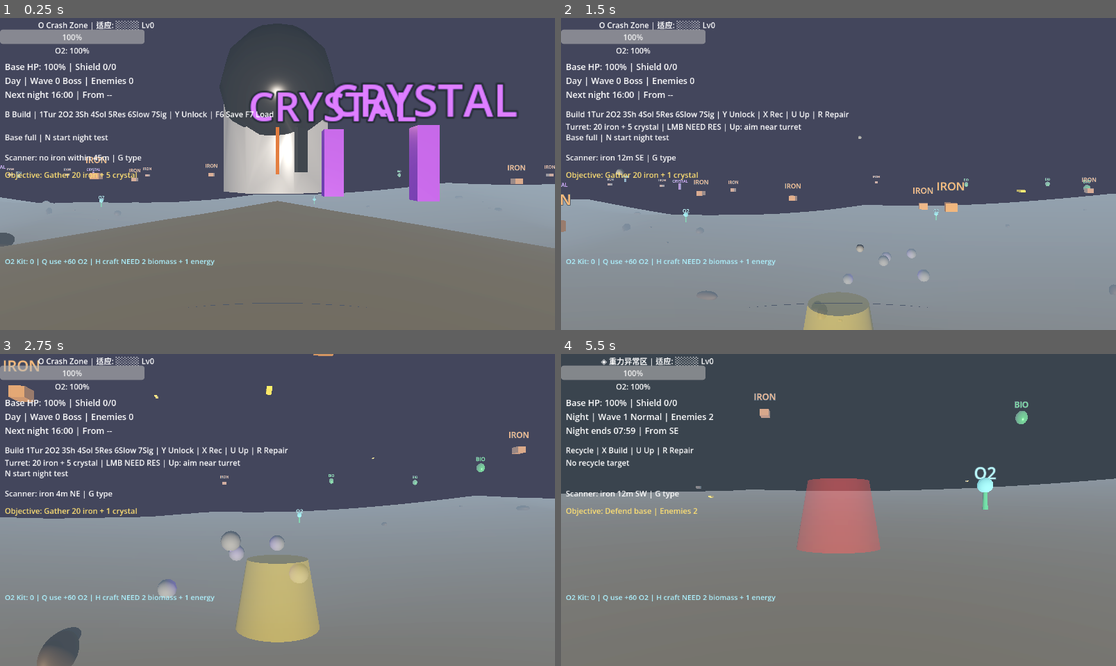
Above: before the commit, frames 1-4 (two rows, left to right).
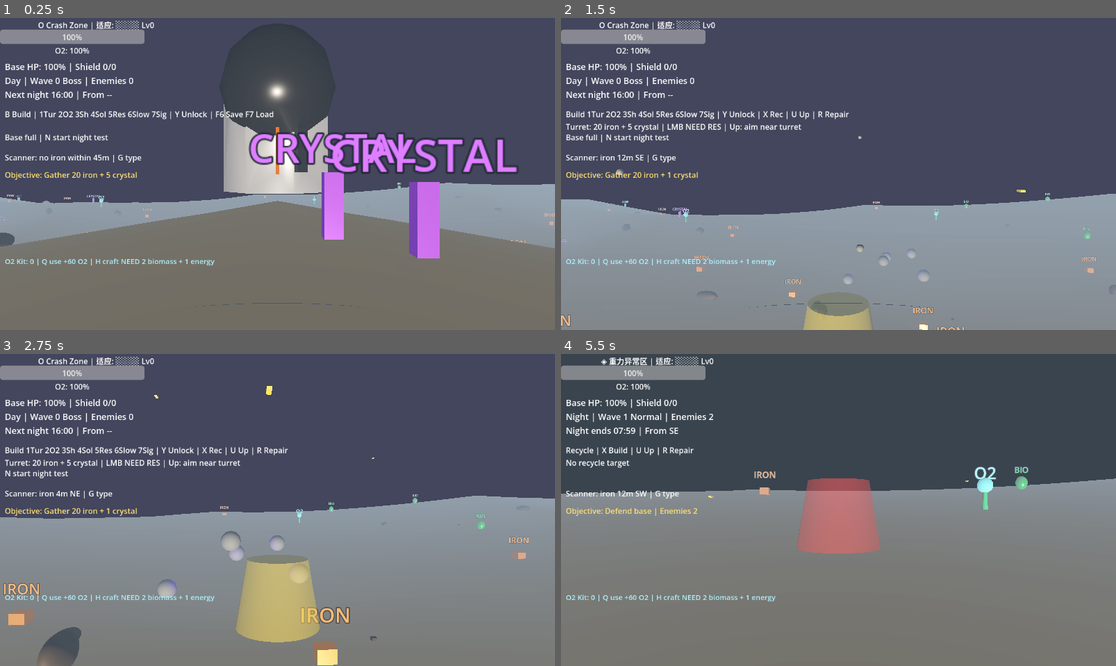
Above: after the commit, the same moments.

Repository: qnctx/star-abyss-game
Game: Godot game, scene res://scenes/main.tscn
The game is run twice, just before and just after one commit, with the same random seed, the same clock (stepped at 60 frames per second) and the same inputs.
Inputs (mouse positions are in pixels of both pictures, inside the frame that each line leads up to):
- Up to frame 1 (0.25 s): no input
- Up to frame 2 (1.5 s): tap Enter at 0.5 s; move the mouse to (866, 174) at 0.52 s; hold B (build_mode) 0.53-1.28 s; hold W (move_forward) from 0.53 s (still down); click (866, 174) at 0.67 s; tap Space (jump) at 0.77 s; move the mouse to (810, 174) at 1.27 s; tap H (craft_oxygen_canister) at 1.35 s; click (810, 174) at 1.42 s
- Up to frame 3 (2.75 s): keep holding W (move_forward); tap Space (jump) at 1.52 s; move the mouse to (288, 503) at 2.02 s; tap Ctrl (crouch) at 2.1 s; click (288, 503) at 2.17 s
- Up to frame 4 (5.5 s): keep holding W (move_forward); move the mouse to (832, 516) at 2.77 s; tap E (interact) at 2.85 s; click (832, 516) at 2.92 s; tap Space (jump) at 3.02, 3.77, 4.52 s; move the mouse to (877, 513) at 3.52 s; hold N (night_test) 3.53-4.28 s; click (877, 513) at 3.67 s; move the mouse to (794, 506) at 4.27 s; tap Z (prone) at 4.35 s; click (794, 506) at 4.42 s; move the mouse to (844, 510) at 5.02 s; hold X (recycle_mode) from 5.03 s (still down); click (844, 510) at 5.17 s

The runs differ from the first frame. In frame 1, 9.2% of the frame differs, in the area x 0-100%, y 20-78%; in frame 2, 1.0%; in frame 3, 1.7%; in frame 4, 0.5%.

Commit message:
Improve ground resource collection HUD

Diff:
--- a/src/scripts/death_drop_manager.gd
+++ b/src/scripts/death_drop_manager.gd
@@ -110,7 +110,7 @@
 func _clear_active_drop_node() -> void:
 	for drop in get_tree().get_nodes_in_group("death_drops"):
 		if drop and is_instance_valid(drop):
-			drop.free()
+			drop.queue_free()
 
 
 func _drop_position(value: Vector3) -> Vector3:
--- a/src/scripts/resource_hud.gd
+++ b/src/scripts/resource_hud.gd
@@ -1,35 +1,31 @@
 extends Control
 
-const ICONS = {
-	"iron": "石",
-	"void_crystal": "晶",
-	"biomass": "质",
-	"energy": "电",
-	"energy_core": "能",
-	"blueprint": "图",
-}
-const COLORS = {
-	"iron": Color(0.5, 0.45, 0.4),
-	"void_crystal": Color(0.6, 0.2, 0.8),
-	"biomass": Color(0.2, 0.7, 0.3),
-	"energy": Color(1.0, 0.85, 0.25),
-	"energy_core": Color(0.2, 0.4, 1.0),
-	"blueprint": Color(0.9, 0.7, 0.1),
+const DISPLAY_ORDER := ["iron", "void_crystal", "biomass", "energy", "energy_core", "blueprint", "oxygen_canister"]
+const DISPLAY_NAMES = {
+	"iron": "IRON",
+	"void_crystal": "CRYSTAL",
+	"biomass": "BIO",
+	"energy": "ENERGY",
+	"energy_core": "CORE",
+	"blueprint": "BP",
+	"oxygen_canister": "O2 KIT",
 }
 
-const COLORS_NAMES = {
-	"iron": "铁",
-	"void_crystal": "晶",
-	"biomass": "质",
-	"energy": "电",
-	"energy_core": "能",
-	"blueprint": "图",
-}
-
-var resource_labels: Dictionary = {}
+var _inventory_label: Label
 
 
 func _ready():
+	mouse_filter = Control.MOUSE_FILTER_IGNORE
+	set_anchors_preset(Control.PRESET_TOP_RIGHT)
+	position = Vector2(-610.0, 10.0)
+	size = Vector2(600.0, 52.0)
+	_inventory_label = Label.new()
+	_inventory_label.name = "InventoryLabel"
+	_inventory_label.size = size
+	_inventory_label.horizontal_alignment = HORIZONTAL_ALIGNMENT_RIGHT
+	_inventory_label.add_theme_font_size_override("font_size", 15)
+	_inventory_label.add_theme_color_override("font_color", Color(0.92, 0.97, 1.0))
+	add_child(_inventory_label)
 	InventoryManager.resource_changed.connect(_on_resource_changed)
 	_update_display()
 
@@ -39,20 +35,24 @@
 
 
 func _update_display():
-	# Clear old labels
-	for child in get_children():
-		child.queue_free()
-	resource_labels.clear()
+	if not _inventory_label:
+		return
+	_inventory_label.text = get_inventory_text()
 
-	var y_offset = 10.0
-	for type in InventoryManager.resources:
-		var amount = InventoryManager.resources[type]
-		if amount > 0:
-			var label = Label.new()
-			label.text = "%s%s x %d" % [ICONS.get(type, "?"), COLORS_NAMES.get(type, type), amount]
-			label.add_theme_color_override("font_color", COLORS.get(type, Color.WHITE))
-			label.add_theme_font_size_override("font_size", 14)
-			label.position = Vector2(10, y_offset)
-			add_child(label)
-			resource_labels[type] = label
-			y_offset += 20
+
+func get_inventory_text() -> String:
+	if not InventoryManager:
+		return "Inventory unavailable"
+	var first_row: Array[String] = []
+	var second_row: Array[String] = []
+	for i in range(DISPLAY_ORDER.size()):
+		var resource_type: String = str(DISPLAY_ORDER[i])
+		var item: String = "%s %d" % [
+			str(DISPLAY_NAMES.get(resource_type, resource_type.to_upper())),
+			int(InventoryManager.resources.get(resource_type, 0))
+		]
+		if i < 4:
+			first_row.append(item)
+		else:
+			second_row.append(item)
+	return "Inventory: %s\n%s" % [" | ".join(first_row), " | ".join(second_row)]
--- a/src/scripts/resource_node.gd
+++ b/src/scripts/resource_node.gd
@@ -22,20 +22,27 @@
 
 var bob_offset: float = randf_range(0.0, TAU)
 var bob_speed: float = 2.0
-var bob_height: float = 0.2
-var base_y: float = 0.0
+var bob_height: float = 0.06
+var _mesh_rest_y := 0.0
+var _label_rest_y := 0.85
 
 
 func _ready():
 	add_to_group("resource_nodes")
 	body_entered.connect(_on_body_entered)
-	base_y = global_position.y
 	_set_appearance()
+	_expand_pickup_collision()
 
 
 func _process(delta):
 	bob_offset += delta * bob_speed
-	global_position.y = base_y + sin(bob_offset) * bob_height
+	var bob := sin(bob_offset) * bob_height
+	var mesh := get_node_or_null("ResourceMesh") as Node3D
+	if mesh:
+		mesh.position.y = _mesh_rest_y + bob
+	var label := get_node_or_null("ResourceLabel") as Label3D
+	if label:
+		label.position.y = _label_rest_y + bob
 
 
 func _set_appearance():
@@ -64,6 +71,8 @@
 		# Set distinct shape based on resource type
 		_set_resource_shape(mesh)
 	_add_label()
+	if mesh:
+		_mesh_rest_y = mesh.position.y
 
 
 func _set_resource_shape(mesh: MeshInstance3D) -> void:
@@ -117,6 +126,16 @@
 	label.outline_size = 8
 	label.outline_modulate = Color(0.02, 0.02, 0.02, 0.95)
 	add_child(label)
+	_label_rest_y = label.position.y
+
+
+func _expand_pickup_collision() -> void:
+	var collision := get_node_or_null("CollisionShape3D") as CollisionShape3D
+	if not collision:
+		return
+	var sphere := collision.shape as SphereShape3D
+	if sphere:
+		sphere.radius = 0.85
 
 
 func _on_body_entered(body: Node3D):
--- a/src/scripts/world_generator.gd
+++ b/src/scripts/world_generator.gd
@@ -409,7 +409,7 @@
 			node.resource_type = res_type
 			node.amount = randi_range(1, 3)
 			scene.add_child(node)
-			node.global_position = Vector3(x, y + 0.25, z)
+			node.global_position = Vector3(x, y + 0.04, z)
 			placed += 1
 
 	print("WorldGenerator: placed %d %s resources." % [count, res_type])
@@ -517,8 +517,7 @@
 
 
 func _spawn_debris_layer(scene: Node) -> void:
-	## Scatter 40 small debris pieces at varying heights (0.0 to 0.5 above terrain)
-	## to simulate small hills and dips in the terrain.
+	## Scatter 40 small debris pieces on the ground so they do not read as airborne pickups.
 	const DEBRIS_COUNT := 40
 	var half := WORLD_SIZE / 2.0 - 3.0
 	var placed := 0
@@ -537,9 +536,6 @@
 			continue
 
 		var terrain_y := _raw_height(x, z)
-		# Height variation: small debris sits 0.0 to 0.5 units above terrain
-		var height_offset := randf_range(0.0, 0.5)
-
 		var debris := MeshInstance3D.new()
 		debris.name = "Debris_%d" % placed
 		var scale_vec := Vector3(
@@ -548,7 +544,7 @@
 			randf_range(0.08, 0.25)
 		)
 		debris.scale = scale_vec
-		debris.position = Vector3(x, terrain_y + height_offset + scale_vec.y * 0.2, z)
+		debris.position = Vector3(x, terrain_y + scale_vec.y * 0.12, z)
 
 		# Use small box mesh for angular debris
 		var box_mesh := BoxMesh.new()
--- a/src/test_runner.gd
+++ b/src/test_runner.gd
@@ -103,6 +103,13 @@
         check("biome_map is populated", not world_generator.biome_map.is_empty(), "size=%d" % world_generator.biome_map.size())
         check("biome_map size is 101x101", world_generator.biome_map.size() == 101 * 101, "size=%d" % world_generator.biome_map.size())
         check("world generator places oxygen plants", get_nodes_in_group("oxygen_plants").size() > 0, "count=%d" % get_nodes_in_group("oxygen_plants").size())
+        var max_resource_offset := 0.0
+        for resource in get_nodes_in_group("resource_nodes"):
+                var resource_node := resource as Node3D
+                if resource_node and is_instance_valid(resource_node):
+                        var terrain_y: float = world_generator.get_height_at(Vector2(resource_node.global_position.x, resource_node.global_position.z))
+                        max_resource_offset = maxf(max_resource_offset, absf(resource_node.global_position.y - terrain_y))
+        check("world resources spawn on ground", max_resource_offset <= 0.12, "max offset=%.3f" % max_resource_offset)
 
 
 func _test_player_oxygen() -> void:
@@ -267,6 +274,12 @@
         check("death drop restores energy", inventory_manager.resources.get("energy", -1) == 2)
         check("death drop restores blueprint", inventory_manager.resources.get("blueprint", -1) == 1)
         check("death drop clears after collect", not death_drop_manager.has_active_drop())
+        var queued_drop_count := 0
+        for drop in get_nodes_in_group("death_drops"):
+                var drop_node := drop as Node
+                if drop_node and drop_node.is_queued_for_deletion():
+                        queued_drop_count += 1
+        check("death drop queues node after collect", queued_drop_count >= 1)
 
         tracker.queue_free()
         combat_hud.queue_free()
@@ -409,6 +422,9 @@
 
         var combat_hud_script = load("res://scripts/combat_hud.gd")
         check("combat_hud.gd loads", combat_hud_script != null)
+
+        var resource_hud_script = load("res://scripts/resource_hud.gd")
+        check("resource_hud.gd loads", resource_hud_script != null)
 
         var o2_station_script = load("res://scripts/o2_station.gd")
         check("o2_station.gd loads", o2_station_script != null)
@@ -475,6 +491,23 @@
         check("ResourceScanner node exists", main.get_node_or_null("ResourceScanner") != null)
         check("ObjectiveTracker node exists", main.get_node_or_null("ObjectiveTracker") != null)
         main.free()
+
+        if resource_hud_script:
+                var inventory_manager = _get_autoload("InventoryManager")
+                var old_iron: int = inventory_manager.resources.get("iron", 0) if inventory_manager else 0
+                var old_void: int = inventory_manager.resources.get("void_crystal", 0) if inventory_manager else 0
+                if inventory_manager:
+                        inventory_manager.resources["iron"] = 5
+                        inventory_manager.resources["void_crystal"] = 2
+                var resource_hud = resource_hud_script.new()
+                current_scene.add_child(resource_hud)
+                var inventory_text: String = resource_hud.get_inventory_text()
+                check("resource HUD shows iron count", inventory_text.contains("IRON 5"), inventory_text)
+                check("resource HUD shows crystal count", inventory_text.contains("CRYSTAL 2"), inventory_text)
+                resource_hud.queue_free()
+                if inventory_manager:
+                        inventory_manager.resources["iron"] = old_iron
+                        inventory_manager.resources["void_crystal"] = old_void
 
         if combat_hud_script and save_manager:
                 var combat_hud = combat_hud_script.new()
Not shown, changed: PROGRESS.md
Not shown, changed: docs/GAME_DESIGN_DOC.md
Not shown, changed: docs/TEST_PLAN.md
Not shown, changed: src/CONTEXT.md
